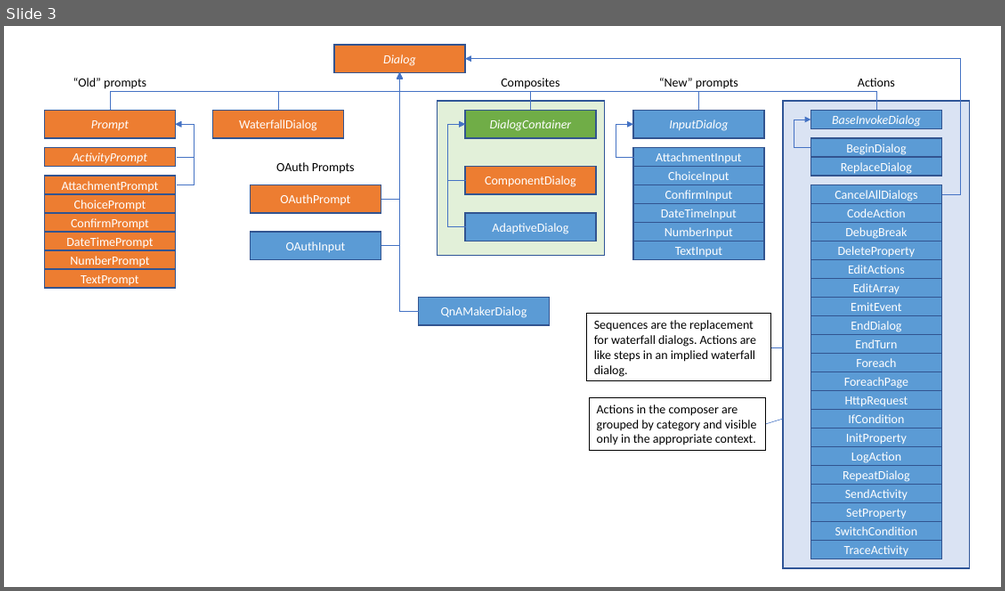
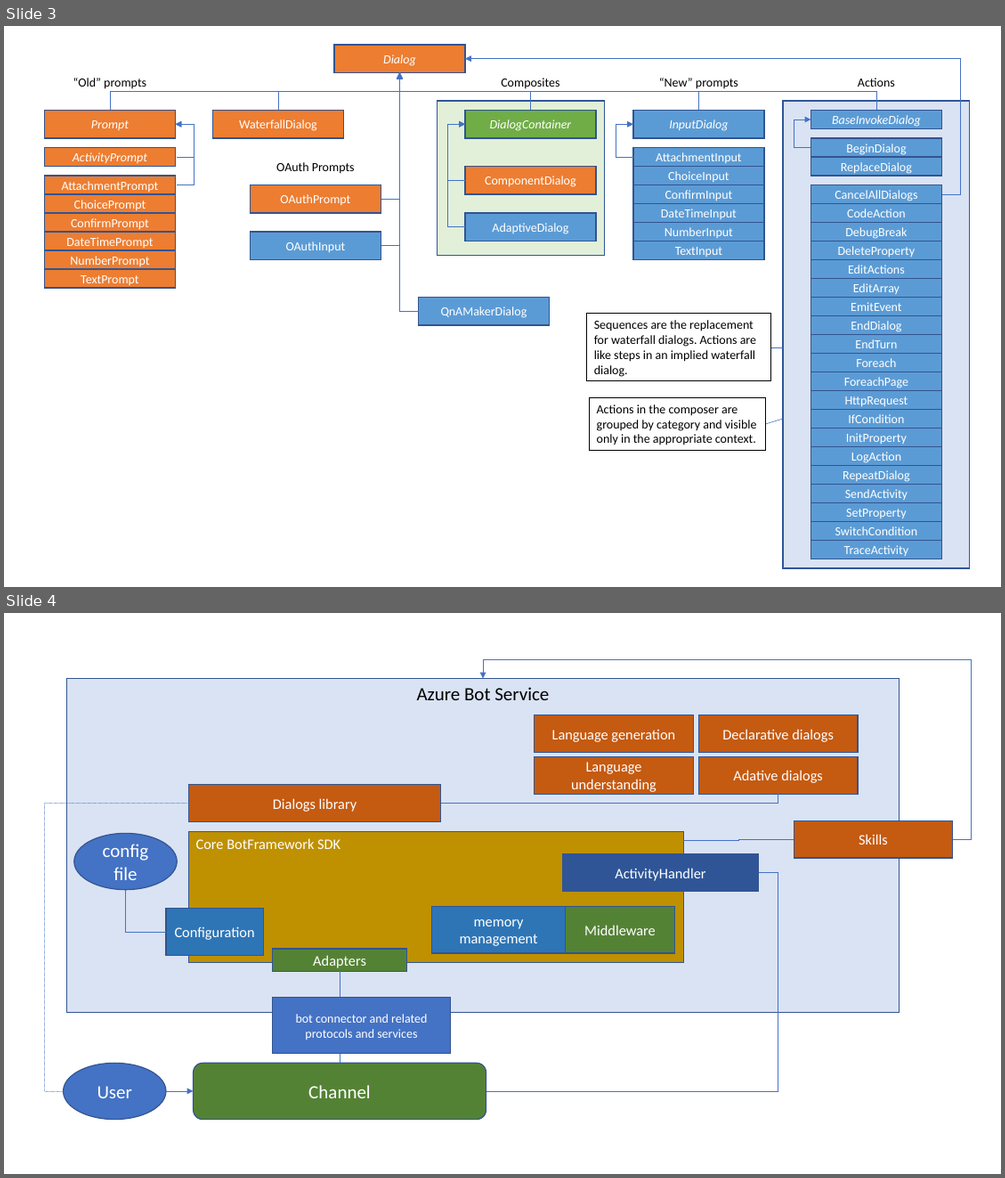
Before and after one commit to MicrosoftDocs/bot-docs, a slide deck: styleguide/dialogs/work-in-progress/dialog-diagrams.pptx. Shown one above the other, each under a label of ours: slide 3 before the commit, slides 3 and 4 after it. The pictures are 1005x591 and 1005x1178 pixels, drawn with LibreOffice and Linux fonts; fonts in the diff are those of the drawing. Boxes give left, top, right and bottom in pixels: in the first picture for what was removed or moved away, otherwise in the second. Text is boxed around its words. In the diff, an @@ line names an element or a change of style, - is before the commit and + after.

Commit message:
Update dialog-diagrams.pptx (#1807)

```diff
--- a/styleguide/dialogs/work-in-progress/dialog-diagrams.pptx
+++ b/styleguide/dialogs/work-in-progress/dialog-diagrams.pptx
@@ slide 4 added at [4,613,1001,1174], background #FFFFFF @@
@@ elbow arrow added from (953, 840) to (484, 679), #4472C4 0.5 pt @@
@@ rectangle added at [67,679,898,1013], fill #DAE3F3, outline #325491 1 pt, 18 pt, text #000000 @@
+Azure Bot Service
@@ rectangle added at [534,715,693,753], fill #C55A11, outline #325491 1 pt, 14 pt, text #FFFFFF @@
+Language generation
@@ rectangle added at [699,715,858,753], fill #C55A11, outline #325491 1 pt, 14 pt, text #FFFFFF @@
+Declarative dialogs
@@ rectangle added at [534,756,693,794], fill #C55A11, outline #325491 1 pt, 14 pt, text #FFFFFF @@
+Language understanding
@@ rectangle added at [699,756,858,794], fill #C55A11, outline #325491 1 pt, 14 pt, text #FFFFFF @@
+Adative dialogs
@@ rectangle added at [189,784,442,821], fill #C55A11, outline #325491 1 pt, 14 pt, text #FFFFFF @@
+Dialogs library
@@ elbow line added from (441, 803) to (778, 794), #4472C4 0.5 pt @@
@@ elbow line added from (189, 803) to (63, 1091), #4472C4 0.5 pt dashed @@
@@ rectangle added at [793,821,952,859], fill #C55A11, outline #325491 1 pt, 14 pt, text #FFFFFF @@
+Skills
@@ ellipse added at [74,833,178,889], fill #4472C4, outline #325491 1 pt, 18 pt, text #FFFFFF @@
+config file
@@ rectangle added at [189,831,684,962], fill #BF9000, outline #325491 1 pt, 14 pt, text #FFFFFF @@
+Core BotFramework SDK
@@ elbow line added from (793, 840) to (683, 840), #4472C4 0.5 pt @@
@@ elbow line added from (759, 873) to (486, 1091), #4472C4 0.5 pt @@
@@ rectangle added at [563,854,759,892], fill #2F5597, outline #325491 1 pt, 14 pt, text #FFFFFF @@
+ActivityHandler
@@ elbow line added from (166, 932) to (126, 890), #4472C4 0.5 pt @@
@@ rectangle added at [432,906,566,953], fill #2E75B6, outline #325491 1 pt, 14 pt, text #FFFFFF @@
+memory management
@@ rectangle added at [566,906,675,953], fill #548235, outline #325491 1 pt, 14 pt, text #FFFFFF @@
+Middleware
@@ rectangle added at [166,908,264,956], fill #2E75B6, outline #325491 1 pt, 14 pt, text #FFFFFF @@
+Configuration
@@ rectangle added at [273,949,406,971], fill #548235, outline #325491 1 pt, 14 pt, text #FFFFFF @@
+Adapters
@@ line added from (340, 1063) to (340, 971), #4472C4 0.5 pt @@
@@ rectangle added at [273,997,451,1054], fill #4472C4, outline #325491 1 pt, 12 pt, text #FFFFFF @@
+bot connector and related protocols and services
@@ ellipse added at [63,1063,166,1119], fill #4472C4, outline #325491 1 pt, 18 pt, text #FFFFFF @@
+User
@@ rounded rectangle added at [194,1063,486,1119], fill #548235, outline #325491 1 pt, 18 pt, text #FFFFFF @@
+Channel
@@ arrow added from (166, 1091) to (194, 1091), #4472C4 0.5 pt @@
```
